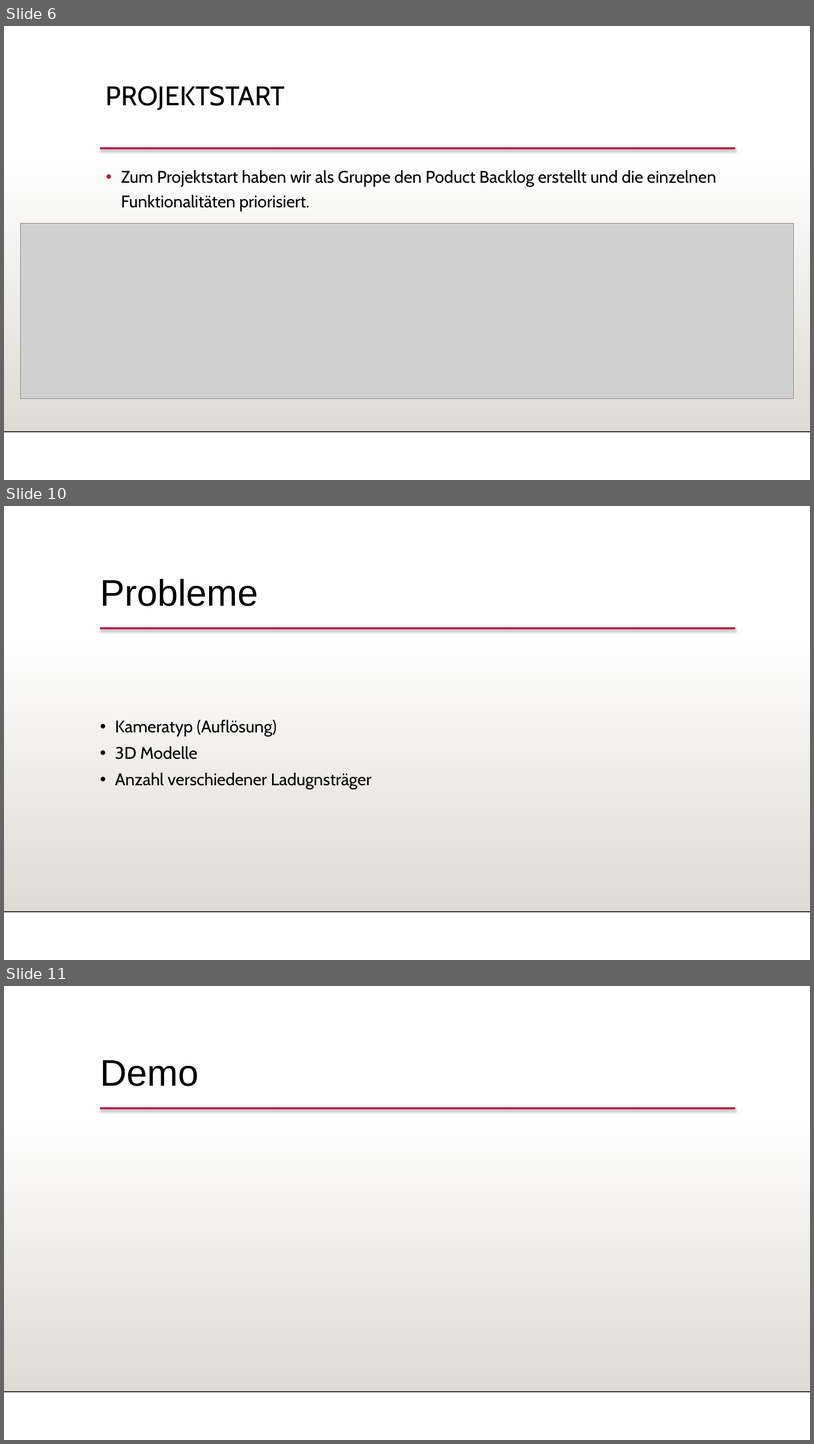
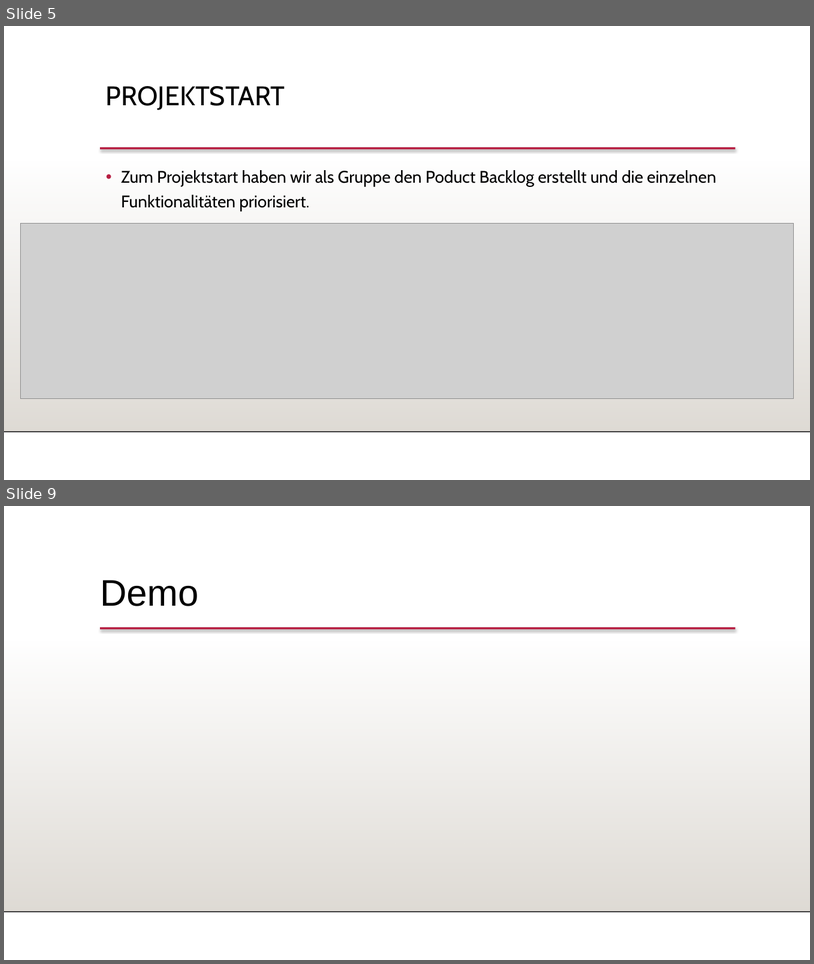
Before and after one commit to FeFi7/CarrierTracking, a slide deck: Dokumentation/MeilensteinPraesentation.pptx. Shown one above the other, each under a label of ours: slides 6, 10 and 11 before the commit, slides 5 and 9 after it; the slides between them are not shown. The pictures are 814x1444 and 814x964 pixels, drawn with LibreOffice and Linux fonts; fonts in the diff are those of the drawing; grey boxes stand for pictures; background and template pictures are left out. Boxes give left, top, right and bottom in pixels: in the first picture for what was removed or moved away, otherwise in the second. Text is boxed around its words. In the diff, an @@ line names an element or a change of style, - is before the commit and + after.

```diff
--- a/Dokumentation/MeilensteinPraesentation.pptx
+++ b/Dokumentation/MeilensteinPraesentation.pptx
@@ slide 10 removed at [4,506,810,960], background #FFFFFF; not listed: 3 template elements that a slide beside it also shows @@
@@ title removed at [100,579,258,606] @@
-Probleme
@@ subtitle removed at [115,720,372,789] @@
-• Kameratyp (Auflösung)
-• 3D Modelle
-• Anzahl verschiedener Ladugnsträger
@@ what was slide 6 is now slide 5 @@
@@ what was slide 11 is now slide 9 @@
```
Also in this commit, not shown: 4 slides changed, 1 other slide removed.
